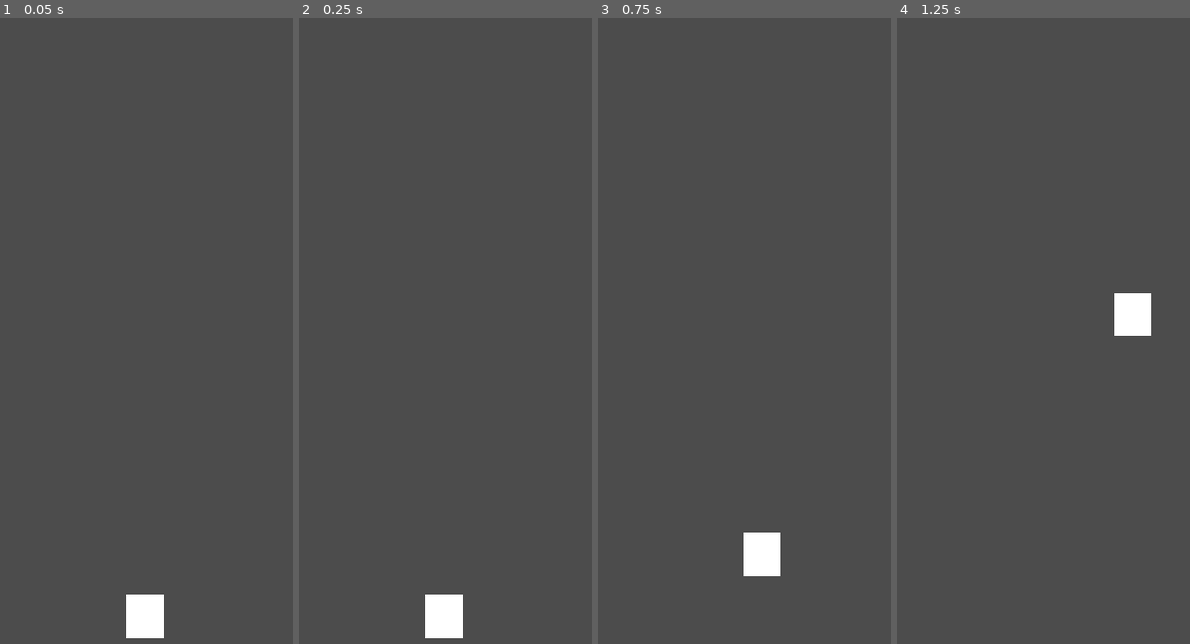
Above: before the commit, frames 1-4 (left to right).
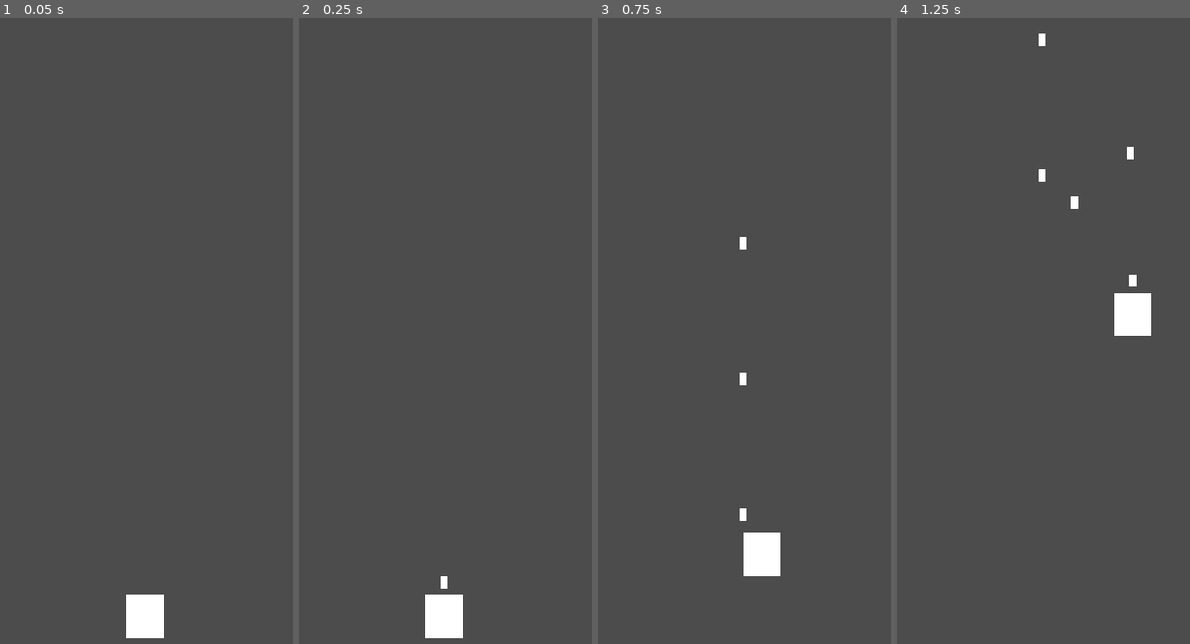
Above: after the commit, the same moments.

Repository: danielbarrossales/ShooT-Up
Game: Godot game, scene res://Tests.tscn
The game is run twice, just before and just after one commit, with the same random seed, the same clock (stepped at 60 frames per second) and the same inputs.
Inputs (mouse positions are in pixels of both pictures, inside the frame that each line leads up to):
- Up to frame 1 (0.05 s): no input
- Up to frame 2 (0.25 s): no input
- Up to frame 3 (0.75 s): move the mouse to (835, 312) at 0.52 s; click (835, 312) at 0.67 s
- Up to frame 4 (1.25 s): no input

Frame 1 is identical in both runs. In frame 2, less than 0.1% of the frame differs, in the area x 48-51%, y 89-92%; in frame 3, 0.1%; in frame 4, 0.2%, in the area x 48-82%, y 2-43%.

Commit message:
Adds bullets

Diff:
--- a/Core/Character/Player/Player.gd
+++ b/Core/Character/Player/Player.gd
@@ -2,15 +2,17 @@
 
 export var velocity = 1000
 export var clipping_distance = 25
-var target
+export var bullet_down_time = 0.2
+var bullet_scene
 
 var movement_target
 var direction = Vector2(0, 0)
 
 # Called when the node enters the scene tree for the first time.
 func _ready():
-	target = get_node("Target")
 	movement_target = position
+	bullet_scene = load("res://Core/Combat/Bullet/Bullet.tscn")
+	get_node("BulletTimer").start()
 	# remove_child(target)
 	pass # Replace with function body.
 
@@ -34,3 +36,12 @@
 
 func stop_moving():
 	position = movement_target
+
+
+func _on_BulletTimer_timeout():
+	fire_bullet() # Replace with function body.
+
+func fire_bullet():
+	var new_bullet = bullet_scene.instance()
+	new_bullet.position = position
+	get_parent().add_child(new_bullet)
--- a/Core/Character/Player/Player.tscn
+++ b/Core/Character/Player/Player.tscn
@@ -15,3 +15,7 @@
 
 [node name="CollisionShape2D" type="CollisionShape2D" parent="."]
 shape = SubResource( 1 )
+
+[node name="BulletTimer" type="Timer" parent="."]
+wait_time = 0.2
+[connection signal="timeout" from="BulletTimer" to="." method="_on_BulletTimer_timeout"]
--- /dev/null
+++ b/Core/Combat/Bullet/Bullet.gd
@@ -0,0 +1,22 @@
+extends KinematicBody2D
+
+export var velocity = 700
+var direction = Vector2(0, -1)
+
+# Declare member variables here. Examples:
+# var a = 2
+# var b = "text"
+
+
+# Called when the node enters the scene tree for the first time.
+func _ready():
+	pass # Replace with function body.
+
+
+# Called every frame. 'delta' is the elapsed time since the previous frame.
+func _physics_process(delta):
+	move_and_slide(direction * velocity)
+
+
+func _on_VisibilityNotifier2D_screen_exited():
+	queue_free()
--- /dev/null
+++ b/Core/Combat/Bullet/Bullet.tscn
@@ -0,0 +1,22 @@
+[gd_scene load_steps=4 format=2]
+
+[ext_resource path="res://Core/Character/Player/Player.png" type="Texture" id=1]
+[ext_resource path="res://Core/Combat/Bullet/Bullet.gd" type="Script" id=2]
+
+[sub_resource type="RectangleShape2D" id=1]
+extents = Vector2( 30, 30.8052 )
+
+[node name="Bullet" type="KinematicBody2D"]
+scale = Vector2( 0.12, 0.2 )
+collision_layer = 2
+collision_mask = 2
+script = ExtResource( 2 )
+
+[node name="Sprite" type="Sprite" parent="."]
+texture = ExtResource( 1 )
+
+[node name="BulletCollisionShape" type="CollisionShape2D" parent="."]
+shape = SubResource( 1 )
+
+[node name="VisibilityNotifier2D" type="VisibilityNotifier2D" parent="."]
+[connection signal="screen_exited" from="VisibilityNotifier2D" to="." method="_on_VisibilityNotifier2D_screen_exited"]
